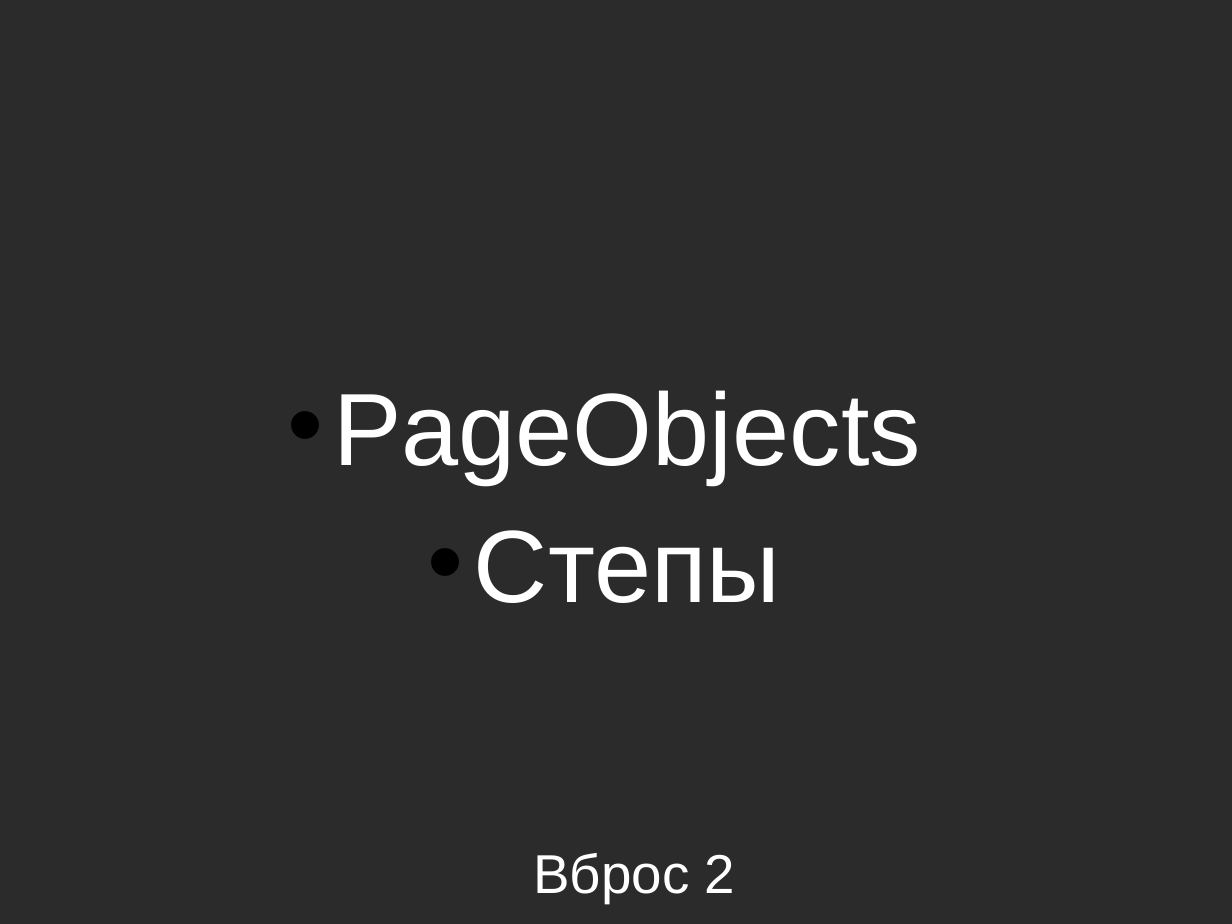
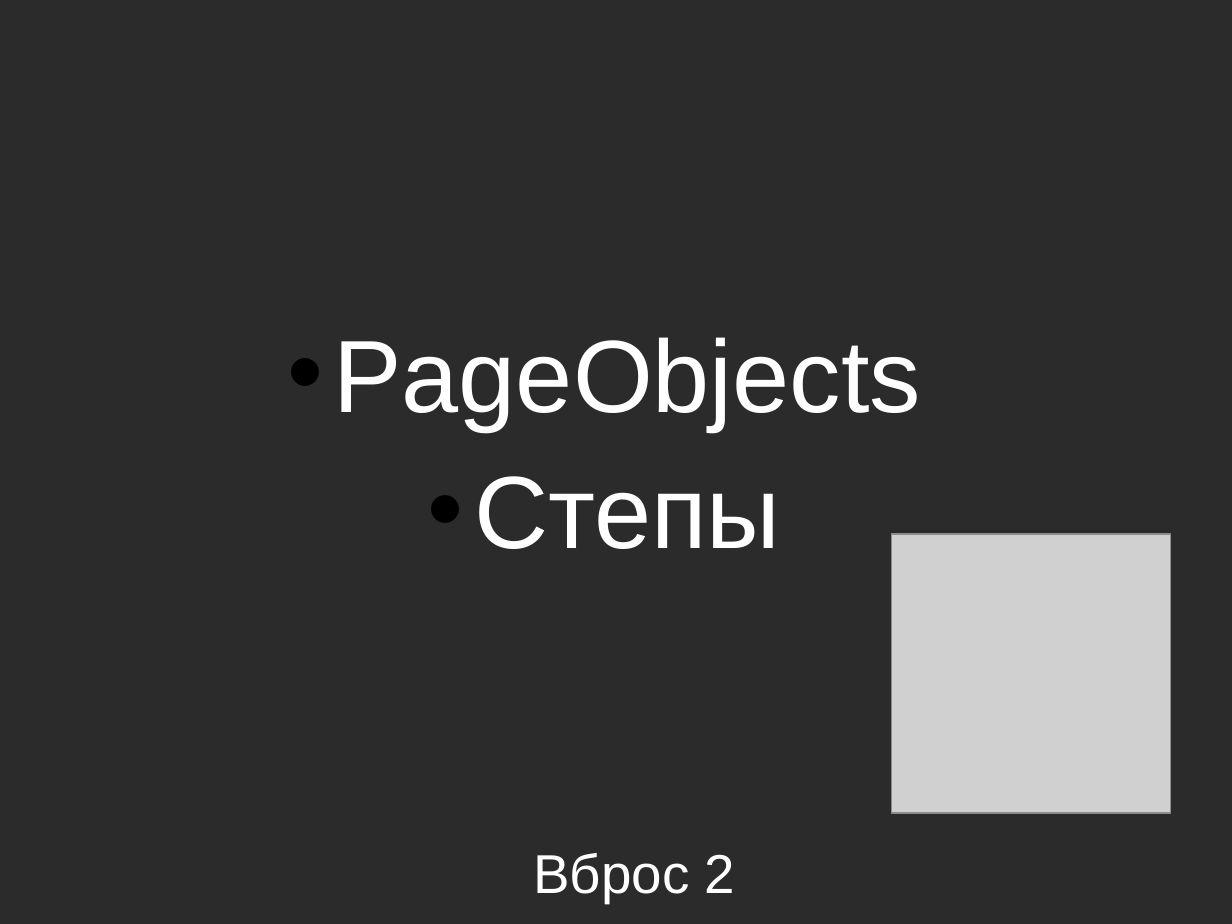
Before and after one commit to asolntsev/presentations, a slide deck: slide 7 of ui-tests/the_fast_and_the_continuous.seleniumcamp2014.odp. Drawn at 1232x924 pixels with LibreOffice and Linux fonts; fonts in the diff are those of the drawing; grey boxes stand for pictures; background and template pictures are left out; a plain dark background stands for a picture behind light text. Boxes give left, top, right and bottom in pixels: in the first picture for what was removed or moved away, otherwise in the second. Text is boxed around its words. In the diff, an @@ line names an element or a change of style, - is before the commit and + after.

Commit message:
Added funny pictures

```diff
--- a/ui-tests/the_fast_and_the_continuous.seleniumcamp2014.odp
+++ b/ui-tests/the_fast_and_the_continuous.seleniumcamp2014.odp
@@ text "PageObjects": place and size @@
-text "PageObjects" at box(333, 390, 921, 603)
+text "PageObjects" at box(333, 337, 921, 549)
@@ picture added at box(892, 535, 1170, 813) @@
```
Also in this commit, not shown: 16 other slides changed, 4 slides added.
